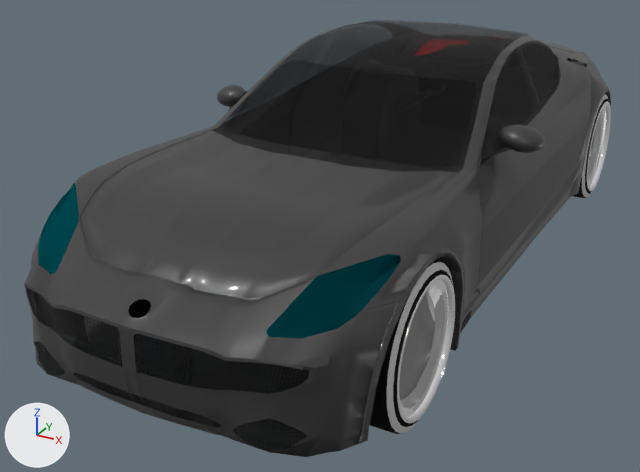
The Blender file 2019_2020/space_force_trailer/assets/jsflycar/new fisker.blend as it was, and as the next commit left it.
The view is the same before and after, from a 50 mm camera at (1.44, -1.5, 1.59) aimed at (-0.18, 1.44, 0.13). Every picture has the same lights, and +X, +Y and +Z are marked at lower left.

Script lines for the objects in view, before the commit:
```python
ob_car = bpy.data.objects.new('car', me_plane_002)
ob_car.location = (0.0, 0.323, 0.095)
ob_car.scale = (0.0133, 0.0133, 0.0133)
ob_car_002 = bpy.data.objects.new('car.002', me_plane_010)
ob_car_002.location = (0.0, 0.323, 0.095)
ob_car_002.scale = (0.0133, 0.0133, 0.0133)
ob_tires_001 = bpy.data.objects.new('tires.001', me_cylinder_001)
ob_tires_001.location = (0.004, 1.695, 0.256)
ob_tires_001.rotation_euler = (1.571, 0.0, 1.571)  # degrees (90, 0, 90)
ob_tires_001.scale = (0.255, 0.264, 0.0959)
# also in view: 'car.001' at (0.0, 1.34, 0.71); 'head lights' at (0.0, 0.33, 0.52); 'car.010' at (0.0, 0.13, 0.19); 'car.009' at (0.0, 0.08, 0.19); 'car.007' at (0.0, 0.11, 0.36)
```
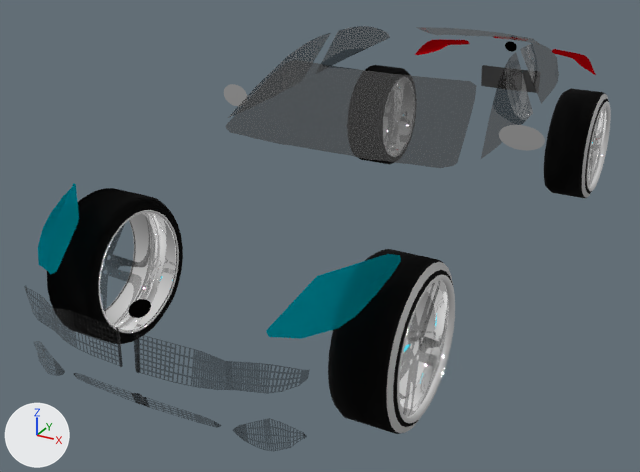
Patch to the scene script:
```diff
--- a/2019_2020/space_force_trailer/assets/jsflycar/new fisker.blend.py
+++ b/2019_2020/space_force_trailer/assets/jsflycar/new fisker.blend.py
@@ me_plane_029 @@
+me_plane_029.from_pydata(...)  # 299 vertices, 164 faces, 16 loose edges; spans x -33.0..-4.2, y -10.2..-7.1, z 21567528.0..21567532.0
+me_plane_029.materials.append(mat_car_black_trim)  # black #000000
@@ ob_car @@
 _m = ob_car.modifiers.new('Bevel', 'BEVEL')
 _m.limit_method = 'WEIGHT'
+ob_car.hide_set(True)
@@ ob_plane @@
+ob_plane = bpy.data.objects.new('Plane', me_plane_029)
+ob_plane.location = (0.0, 1.696, -0.028)
+ob_plane.rotation_euler = (0.0, 1.571, 0.0)  # degrees (0, 90, 0)
+ob_plane.scale = (0.0149, 0.126, 0.0)
+_m = ob_plane.modifiers.new('Mirror', 'MIRROR')
+_m.use_axis = (False, True, True)
```

Boxes [x1, y1, x2, y2] around the edits, measured in the pictures (640 x 472 px):
'car', hidden
    before: [24, 20, 611, 457]
'Plane', added
    after: [100, 113, 602, 414]
'tires', unchanged, uncovered by the edit
    before: [370, 94, 609, 434]
    after: [47, 65, 609, 434]
'car.012', unchanged, uncovered by the edit
    after: [224, 84, 545, 151]
